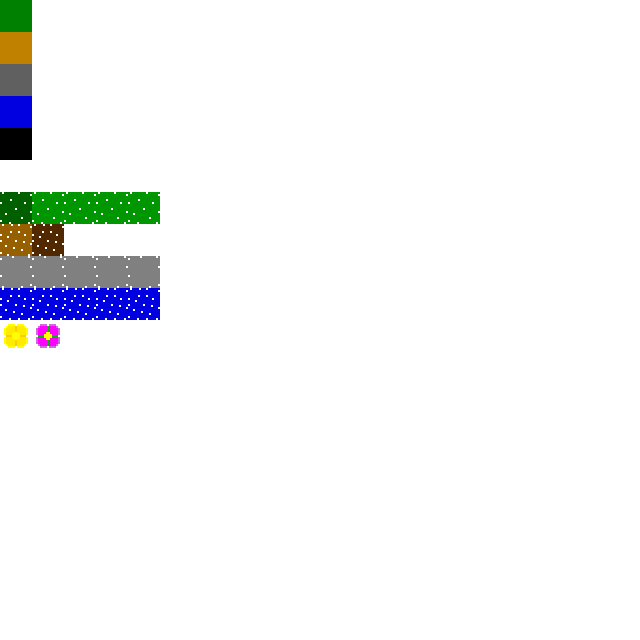
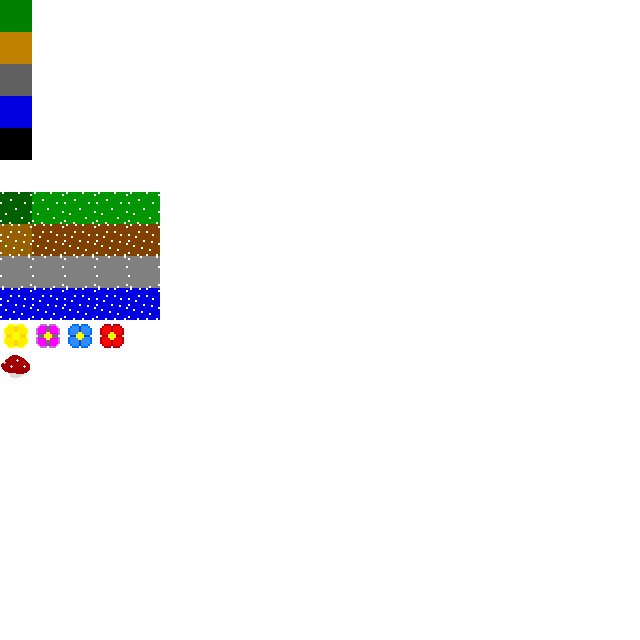
Comparing the layer stacks of the two w=640, h=640 images. Changes:
removed layer "Pasted Layer" over [32, 224, 64, 256]
painted on "Background" over [1, 224, 160, 378]
